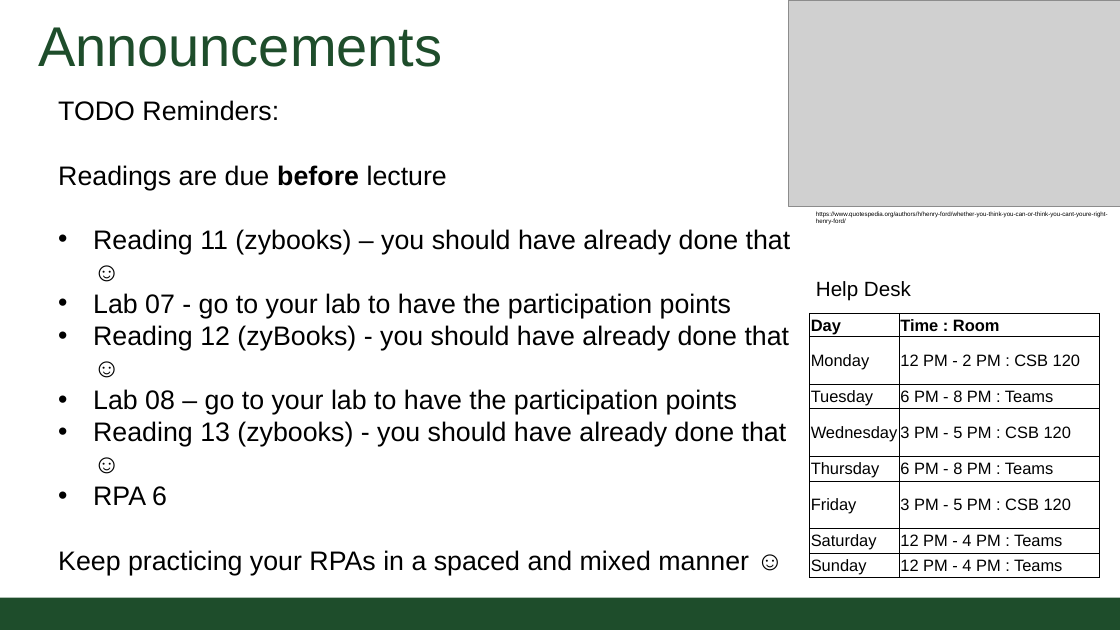
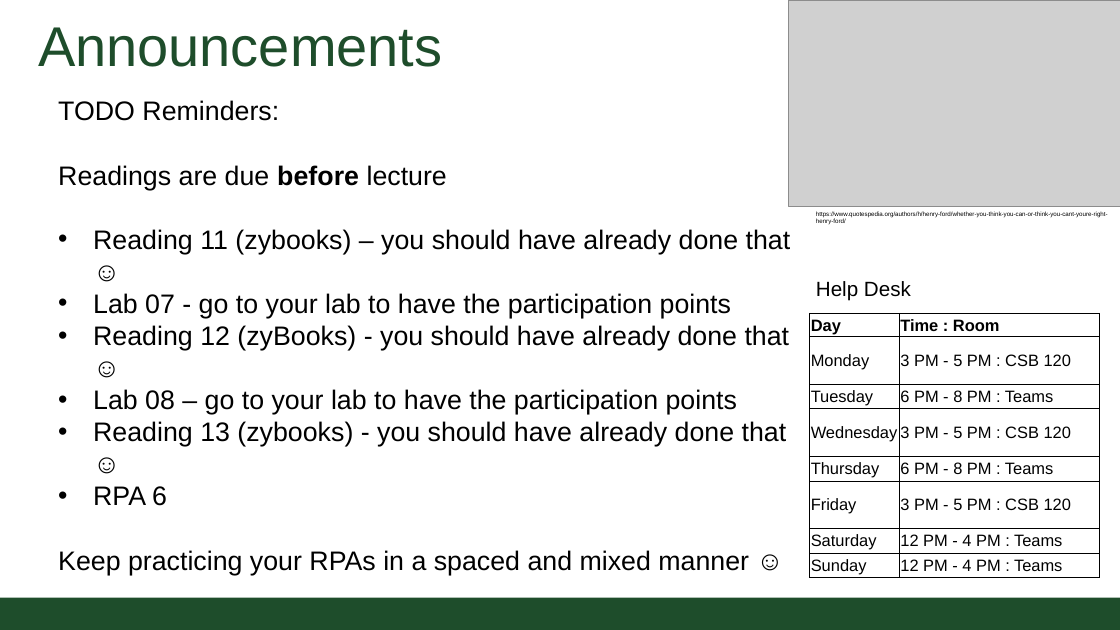
Before and after one commit to CSU-CompSci-CS163-4/Handouts, a slide deck: slide 2 of slides/On-Campus/06_03_StringManipulation.pptx. Drawn at 1120x630 pixels with LibreOffice and Linux fonts; fonts in the diff are those of the drawing; grey boxes stand for pictures; background and template pictures are left out. Boxes give left, top, right and bottom in pixels: in the first picture for what was removed or moved away, otherwise in the second. Text is boxed around its words. In the diff, an @@ line names an element or a change of style, - is before the commit and + after.

Commit message:
String manipulation lecture updated

```diff
--- a/slides/On-Campus/06_03_StringManipulation.pptx
+++ b/slides/On-Campus/06_03_StringManipulation.pptx
@@ table at (809, 314, 1099, 579) @@
-row 2, column 2: 12 PM - 2 PM : CSB 120
+row 2, column 2: 3 PM - 5 PM : CSB 120
```
Also in this commit, not shown: 1 other file.
